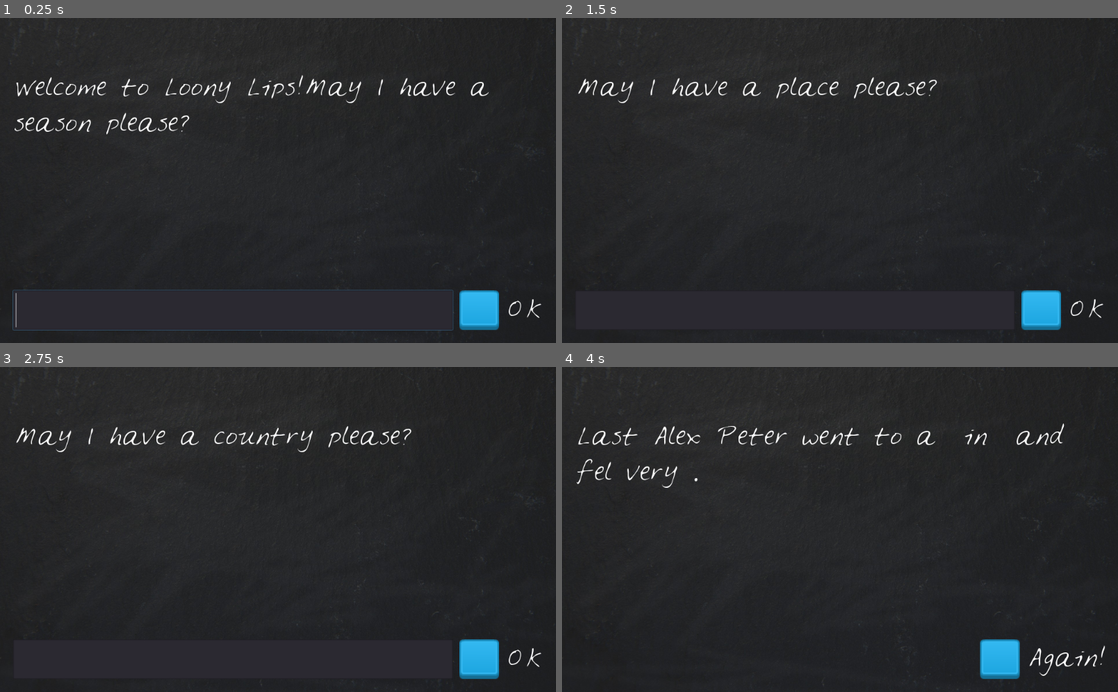
Above: before the commit, frames 1-4 (two rows, left to right).
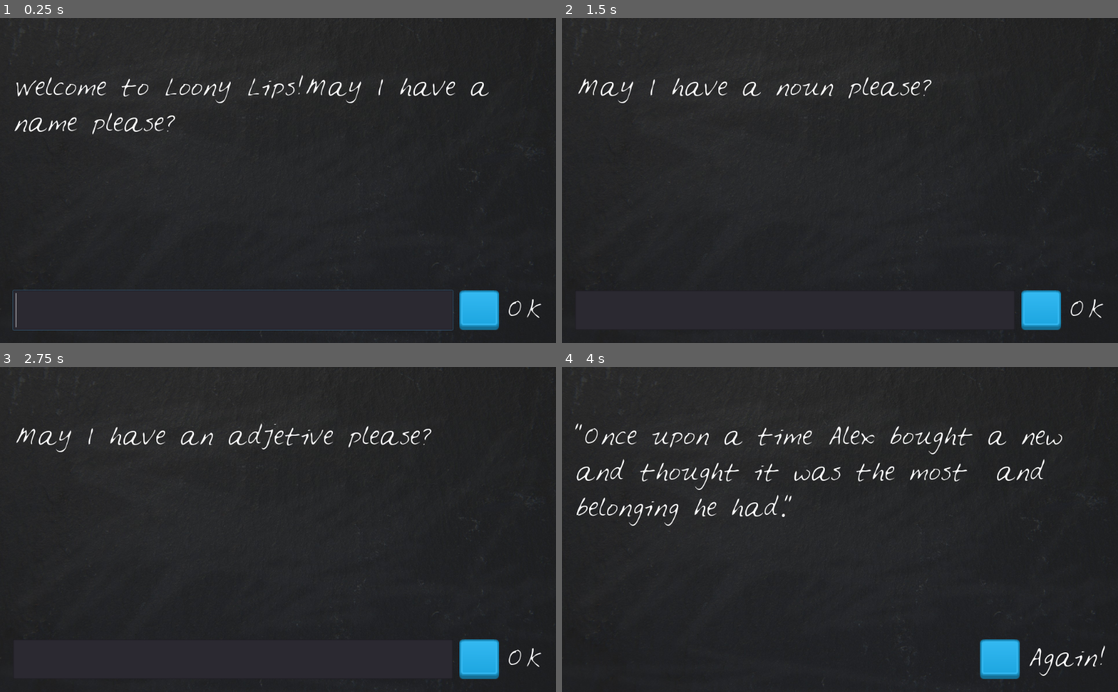
Above: after the commit, the same moments.

Repository: jruizluque/Godot2D_LoonyLips_3.1
Game: Godot game, scene res://LoonyLips.tscn
The game is run twice, just before and just after one commit, with the same random seed, the same clock (stepped at 60 frames per second) and the same inputs.
Inputs (mouse positions are in pixels of both pictures, inside the frame that each line leads up to):
- Up to frame 1 (0.25 s): no input
- Up to frame 2 (1.5 s): click (795, 310) at 0.52 s; type "Alex" at 0.6 s; click (1040, 310) at 1.25 s
- Up to frame 3 (2.75 s): click (478, 659) at 2 s
- Up to frame 4 (4 s): click (1040, 659) at 2.75 s; tap Enter at 3.5 s

The runs differ from the first frame. In frame 1, 0.7% of the frame differs, in the area x 2-35%, y 29-36%; in frame 2, 0.6%; in frame 3, 0.8%; in frame 4, 3.3%, in the area x 2-91%, y 17-49%.

Commit message:
StoryBook Option 1: Story Objects

Diff:
--- a/LoonyLips.gd
+++ b/LoonyLips.gd
@@ -1,17 +1,17 @@
 extends Control
 
 var player_words = []
-var template = [
-	{
-		"prompts" : ["a name", "a noun", "adjetive", "adverb"],
-		"story" : "Once upon a time %s bought a new %s and thought it was the most %s and %s belonging he had."
-	},
-	{
-		"prompts": ["a season", "a place", "a country", "a feeling"],
-		"story" : "Last %s Peter went to a %s in %s and fel very %s."
-	}
-	]
-var current_story
+#var template = [
+#	{
+#		"prompts" : ["a name", "a noun", "adjetive", "adverb"],
+#		"story" : "Once upon a time %s bought a new %s and thought it was the most %s and %s belonging he had."
+#	},
+#	{
+#		"prompts": ["a season", "a place", "a country", "a feeling"],
+#		"story" : "Last %s Peter went to a %s in %s and fel very %s."
+#	}
+#	]
+var current_story = {}
 
 onready var PlayerText = $VBoxContainer/HBoxContainer/PlayerText
 onready var DisplayText = $VBoxContainer/DisplayText
@@ -26,7 +26,10 @@
 
 func set_current_story():
 	randomize()
-	current_story = template[randi() % template.size()]
+	var stories = $StoryBook.get_child_count()
+	var selected_storie = randi() % stories
+	current_story.prompts = $StoryBook.get_child(selected_storie).prompts
+	current_story.story = $StoryBook.get_child(selected_storie).story
 
 
 func _on_PlayerText_text_entered(new_text):
--- a/LoonyLips.tscn
+++ b/LoonyLips.tscn
@@ -1,10 +1,11 @@
-[gd_scene load_steps=9 format=2]
+[gd_scene load_steps=10 format=2]
 
 [ext_resource path="res://LoonyLips.gd" type="Script" id=1]
 [ext_resource path="res://gfx/blackboard.jpg" type="Texture" id=2]
 [ext_resource path="res://gfx/Feltpen.ttf" type="DynamicFontData" id=3]
 [ext_resource path="res://gfx/blue_button11.png" type="Texture" id=4]
 [ext_resource path="res://gfx/blue_button12.png" type="Texture" id=5]
+[ext_resource path="res://Story.gd" type="Script" id=6]
 
 [sub_resource type="DynamicFont" id=1]
 size = 40
@@ -30,6 +31,7 @@
 expand = true
 
 [node name="VBoxContainer" type="VBoxContainer" parent="."]
+editor/display_folded = true
 anchor_right = 1.0
 anchor_bottom = 1.0
 margin_left = 24.0
@@ -76,5 +78,17 @@
 margin_bottom = 68.0
 custom_fonts/font = SubResource( 3 )
 text = "OK"
+
+[node name="StoryBook" type="Node" parent="."]
+
+[node name="Story0" type="Node" parent="StoryBook"]
+script = ExtResource( 6 )
+prompts = PoolStringArray( "a season", "a place", "a country", "a feeling" )
+story = "\"Last %s Peter went to a %s in %s and fel very %s.\""
+
+[node name="Story1" type="Node" parent="StoryBook"]
+script = ExtResource( 6 )
+prompts = PoolStringArray( "a name", "a noun", "an adjetive", "an adverb" )
+story = "\"Once upon a time %s bought a new %s and thought it was the most %s and %s belonging he had.\""
 [connection signal="text_entered" from="VBoxContainer/HBoxContainer/PlayerText" to="." method="_on_PlayerText_text_entered"]
 [connection signal="pressed" from="VBoxContainer/HBoxContainer/TextureButton" to="." method="_on_TextureButton_pressed"]
--- /dev/null
+++ b/Story.gd
@@ -0,0 +1,4 @@
+extends Node
+
+export var prompts : PoolStringArray
+export var story : String
